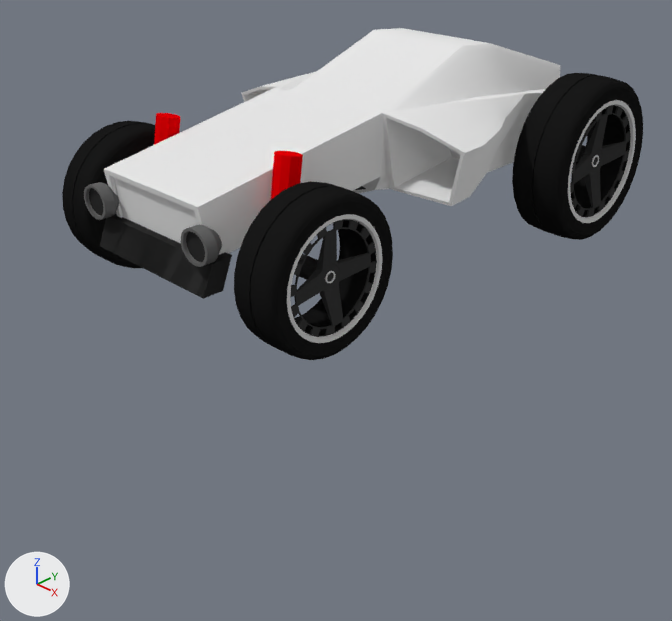
An edit to the Blender file Assets/Models/Car5.blend, drawn before and after from the same camera.
Rendered twice from a 50 mm camera at (9.06, -8.2, 5.55) aimed at (0.22, 0.61, -0.76). Arrows for +X, +Y and +Z are at lower left; the lights stay in place.

Names of what the first picture shows: 'Body', 'Frame', 'wheelFL', 'wheelFR', 'wheelRL'.
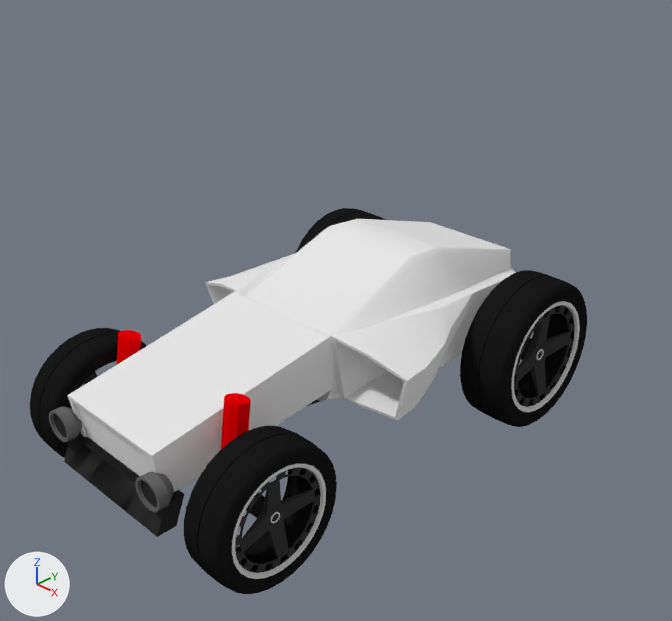
The change, as a list of edits to the scene's bpy script:
```text
Change ob_wheelfr:
    ob_wheelfr.location: (-1.844, -1.326, 1.025) -> (-1.844, -2.29, -1.925)
Change ob_wheelfl:
    ob_wheelfl.location: (1.844, -1.326, 1.025) -> (1.844, -2.29, -1.925)
Change ob_wheelrl:
    ob_wheelrl.location: (1.97, 4.085, 1.232) -> (1.97, 3.136, -1.719)
Change ob_body:
    ob_body.location: (0.0, 0.94, 2.92) -> (0.0, 0.0, 0.0)
Change ob_frame:
    ob_frame.location: (0.0, 0.95, 2.22) -> (0.0, 0.0, -0.73)
```

What differs and where, as boxes (x1, y1, x2, y2) in the pictures (672 x 621 px):
'Body', moved
    before: (104, 28, 561, 255)
    after: (67, 219, 516, 492)
'wheelFL', moved
    before: (234, 181, 393, 360)
    after: (184, 426, 337, 594)
'wheelRL', moved
    before: (512, 73, 643, 240)
    after: (460, 270, 587, 427)
'Frame', moved
    before: (84, 113, 587, 299)
    after: (49, 330, 533, 537)
'wheelFR', moved
    before: (62, 121, 155, 268)
    after: (30, 328, 147, 458)
